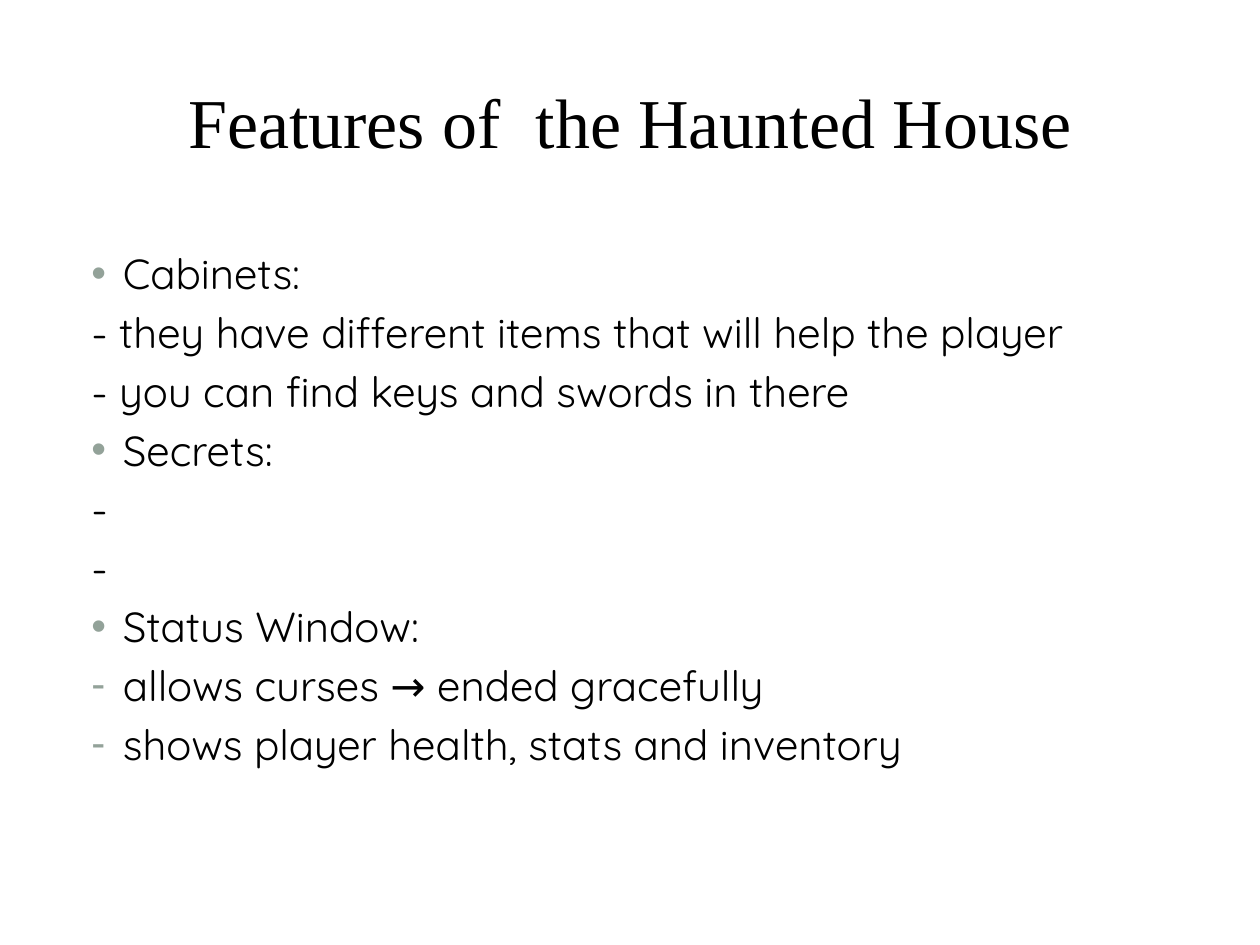
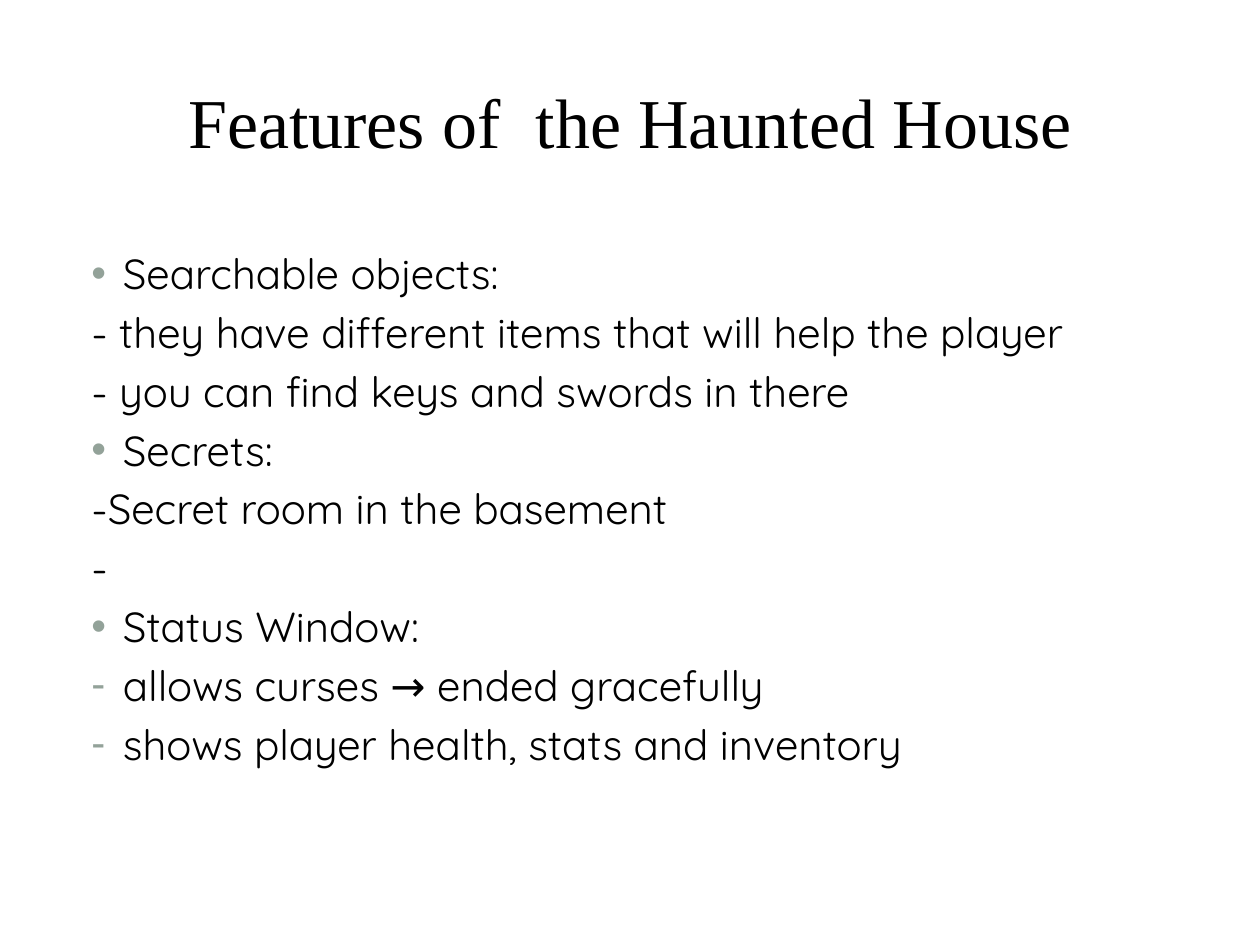
Before and after one commit to BlazeAxtrius/CM1101-Final-Game-Team09, a slide deck: slide 7 of GAME/Game-Plan-Haunted-House.pptx. Drawn at 1260x945 pixels with LibreOffice and Linux fonts; fonts in the diff are those of the drawing; background and template pictures are left out. Boxes give left, top, right and bottom in pixels: in the first picture for what was removed or moved away, otherwise in the second. Text is boxed around its words. In the diff, an @@ line names an element or a change of style, - is before the commit and + after.

```diff
--- a/GAME/Game-Plan-Haunted-House.pptx
+++ b/GAME/Game-Plan-Haunted-House.pptx
@@ text at box(123, 258, 499, 298): text changed @@
-• Cabinets:
+• Searchable objects:
@@ text at box(91, 493, 667, 525): text changed @@
--
+-Secret room in the basement
```
Also in this commit, not shown: 6 other slides changed, 1 other file.
